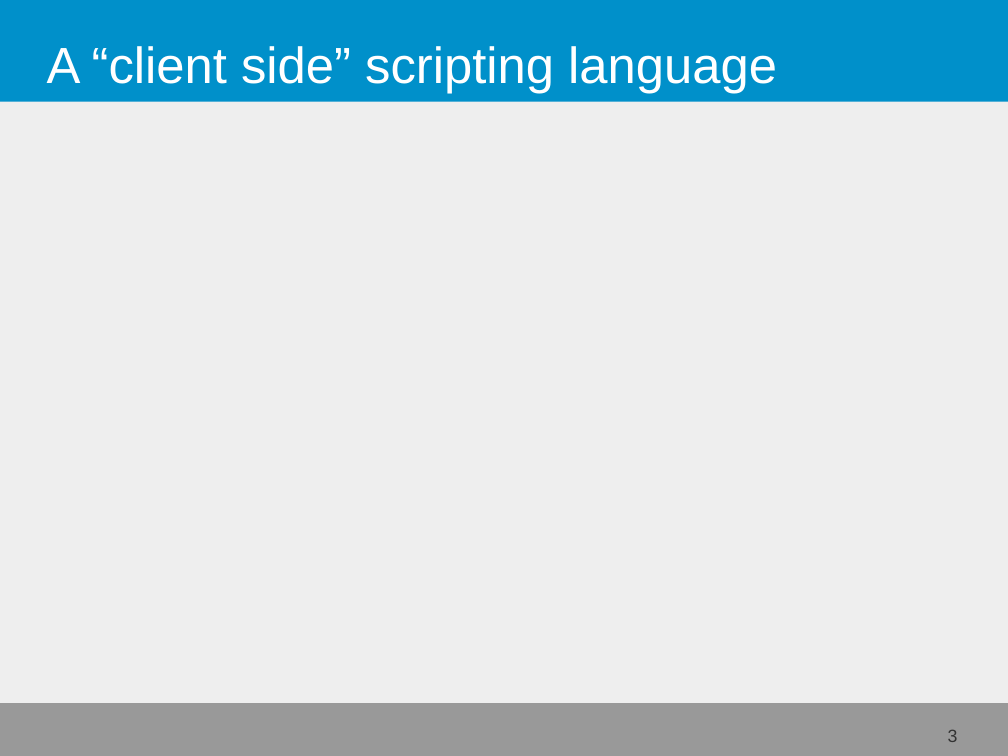
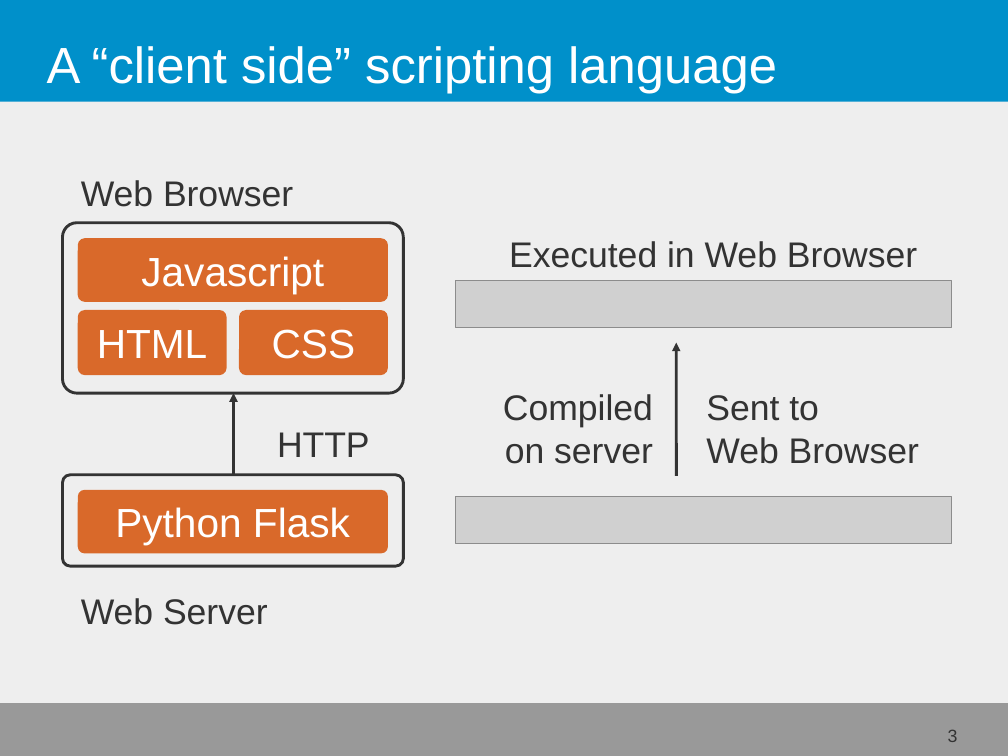
Before and after one commit to fjelltopp/training, a slide deck: slide 3 of javascript/javascript.odp. Drawn at 1008x756 pixels with LibreOffice and Linux fonts; fonts in the diff are those of the drawing; grey boxes stand for pictures. Boxes give left, top, right and bottom in pixels: in the first picture for what was removed or moved away, otherwise in the second. Text is boxed around its words. In the diff, an @@ line names an element or a change of style, - is before the commit and + after.

Commit message:
Javascript programming slides.

```diff
--- a/javascript/javascript.odp
+++ b/javascript/javascript.odp
@@ text added at bbox=[81, 180, 293, 207], 28 pt, text #333333 @@
+Web Browser
@@ rounded rectangle added at bbox=[62, 223, 403, 393], outline #333333 2.27 pt @@
@@ rounded rectangle added at bbox=[78, 239, 388, 303], fill #D9692A, 32 pt, text #FFFFFF @@
+Javascript
@@ text added at bbox=[509, 241, 917, 268], 28 pt, text #333333 @@
+Executed in Web Browser
@@ picture added at bbox=[456, 281, 952, 328] @@
@@ rounded rectangle added at bbox=[78, 310, 227, 375], fill #D9692A, 32 pt, text #FFFFFF @@
+HTML
@@ rounded rectangle added at bbox=[239, 310, 388, 375], fill #D9692A, 32 pt, text #FFFFFF @@
+CSS
@@ arrow added from (677, 476) to (677, 343), #333333 2.27 pt @@
@@ arrow added from (233, 475) to (233, 393), #333333 2.27 pt @@
@@ text added at bbox=[503, 394, 653, 464], 28 pt, text #333333 @@
+Compiled
+on server
@@ text added at bbox=[706, 395, 919, 464], 28 pt, text #333333 @@
+Sent to
+Web Browser
@@ text added at bbox=[277, 432, 370, 457], 28 pt, text #333333 @@
+HTTP
@@ rounded rectangle added at bbox=[62, 475, 403, 566], outline #333333 2.27 pt @@
@@ rounded rectangle added at bbox=[78, 490, 388, 554], fill #D9692A, 32 pt, text #FFFFFF @@
+Python Flask
@@ picture added at bbox=[456, 497, 952, 544] @@
@@ text added at bbox=[81, 598, 268, 625], 28 pt, text #333333 @@
+Web Server
```
Also in this commit, not shown: 4 other slides changed, 3 slides added, 3 slides removed.
